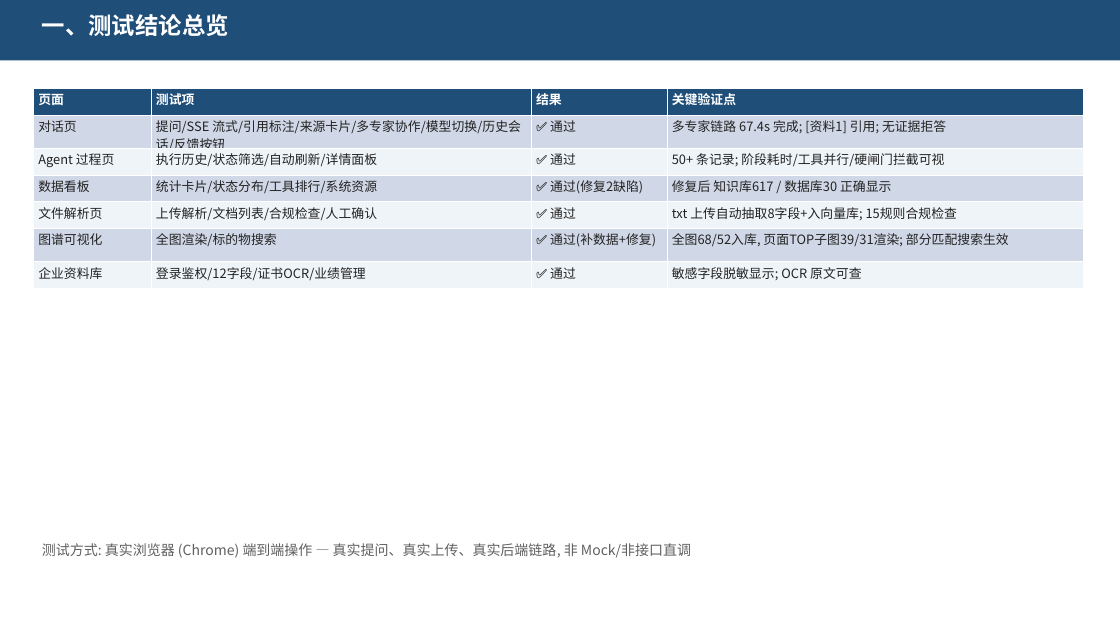
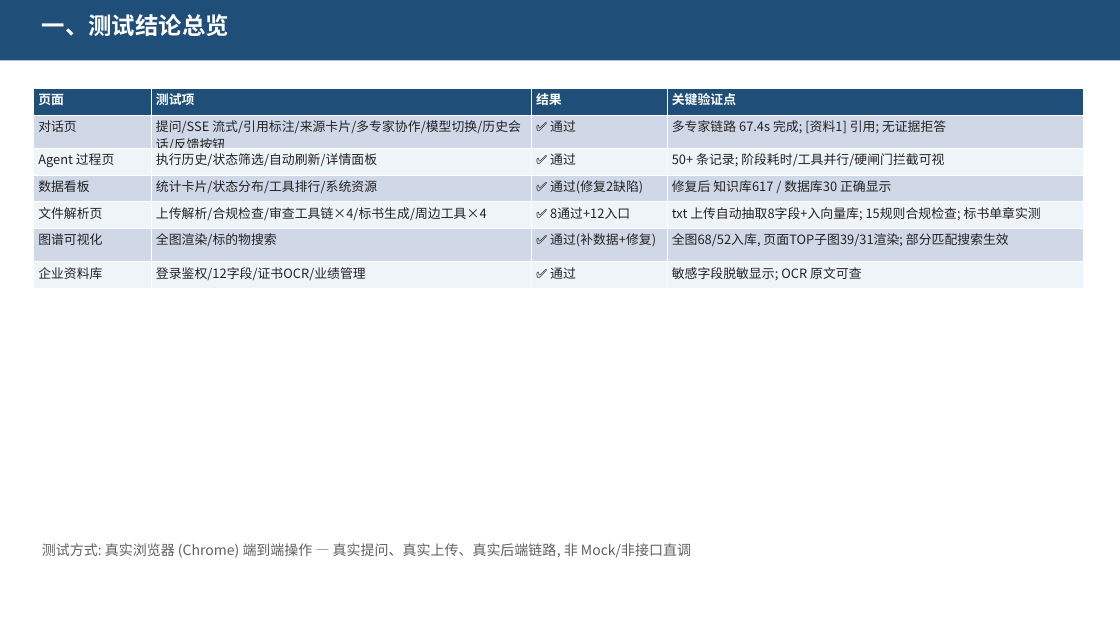
Before and after one commit to wuyang-vs/Bidding_QA_Chatbot, a slide deck: slide 2 of 前端功能测试报告.pptx. Drawn at 1120x630 pixels with LibreOffice and Linux fonts; fonts in the diff are those of the drawing. Boxes give left, top, right and bottom in pixels: in the first picture for what was removed or moved away, otherwise in the second. Text is boxed around its words. In the diff, an @@ line names an element or a change of style, - is before the commit and + after.

```diff
--- a/前端功能测试报告.pptx
+++ b/前端功能测试报告.pptx
@@ table at (34,88,1085,284) @@
-row 5: 文件解析页 | 上传解析/文档列表/合规检查/人工确认 | ✅ 通过 | txt 上传自动抽取8字段+入向量库; 15规则合规检查
+row 5: 文件解析页 | 上传解析/合规检查/审查工具链×4/标书生成/周边工具×4 | ✅ 8通过+12入口 | txt 上传自动抽取8字段+入向量库; 15规则合规检查; 标书单章实测
```
Also in this commit, not shown: 3 other slides changed, 3 slides added, 1 other file.
